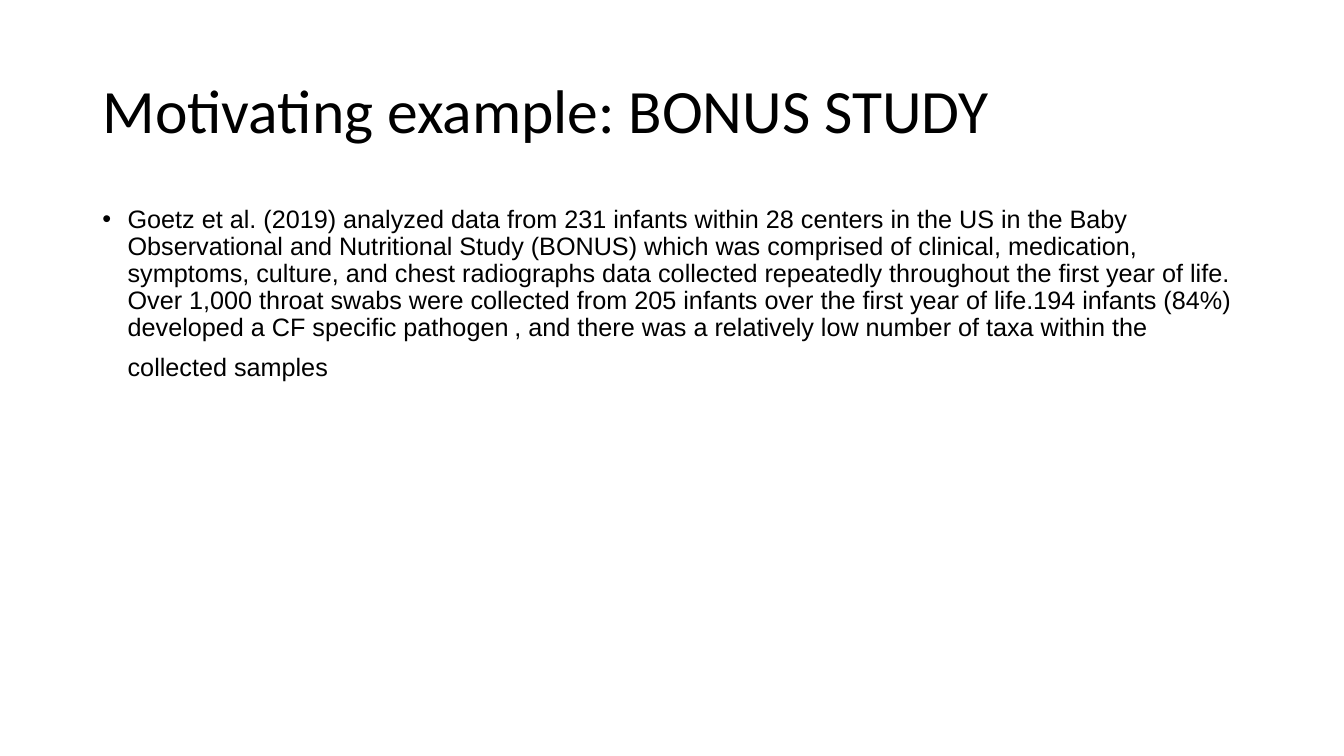
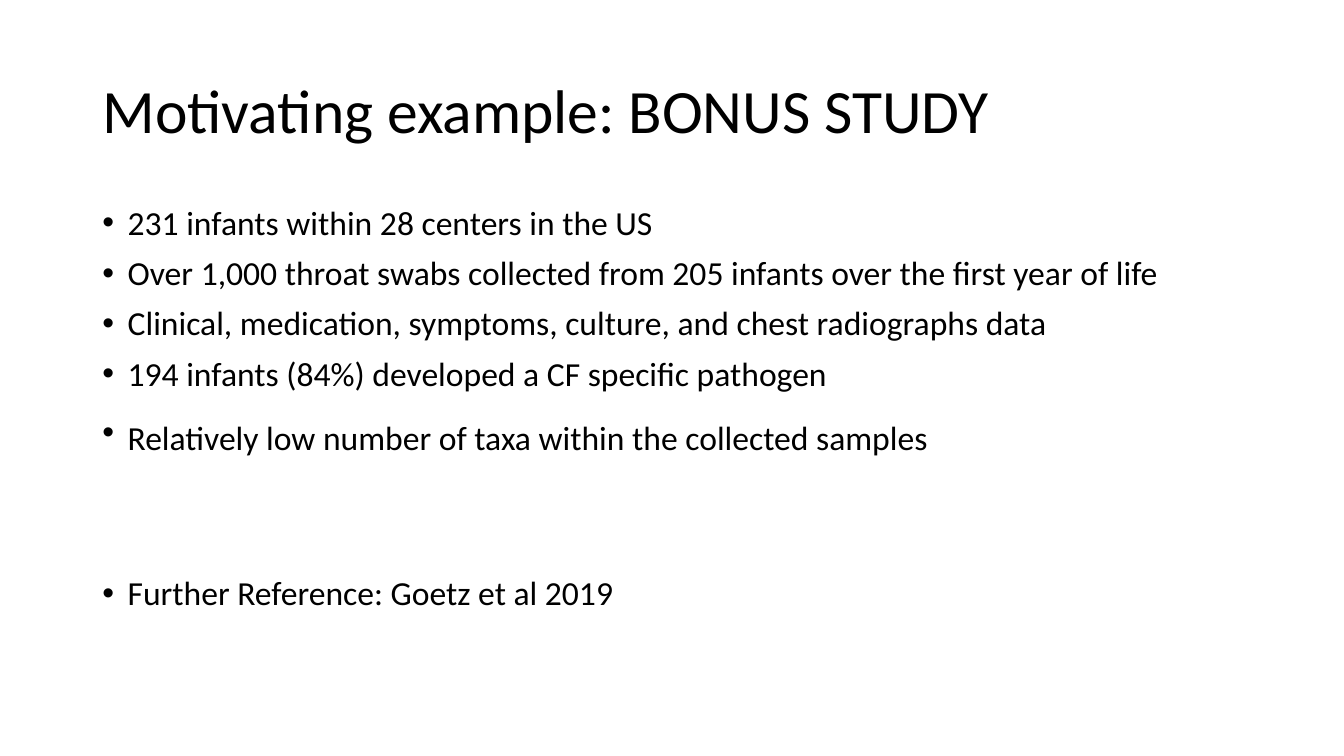
Before and after one commit to caseyicesakamoto/CUANSCHUTZ, a slide deck: slide 14 of Thesis/Results/Thesis Defense.pptx (slide 12 before the commit). Drawn at 1344x756 pixels with LibreOffice and Linux fonts; fonts in the diff are those of the drawing. Boxes give left, top, right and bottom in pixels: in the first picture for what was removed or moved away, otherwise in the second. Text is boxed around its words. In the diff, an @@ line names an element or a change of style, - is before the commit and + after.

```diff
--- a/Thesis/Results/Thesis Defense.pptx
+++ b/Thesis/Results/Thesis Defense.pptx
@@ text at (128, 211, 1158, 606): text changed; size 18 to 24 pt; font Arial to Calibri @@
-• Goetz et al. (2019) analyzed data from 231 infants within 28 centers in the US in the Baby Observational and Nutritional Study (BONUS) which was comprised of clinical, medication, symptoms, culture, and chest radiographs data collected repeatedly throughout the first year of life. Over 1,000 throat swabs were collected from 205 infants over the first year of life.194 infants (84%) developed a CF specific pathogen , and there was a relatively low number of taxa within the collected samples
+• 231 infants within 28 centers in the US
+• Over 1,000 throat swabs collected from 205 infants over the first year of life
+• Clinical, medication, symptoms, culture, and chest radiographs data
+• 194 infants (84%) developed a CF specific pathogen
+• Relatively low number of taxa within the collected samples
+• Further Reference: Goetz et al 2019
```
Also in this commit, not shown: 19 other slides changed, 13 slides added, 2 slides removed, 3 other files.
